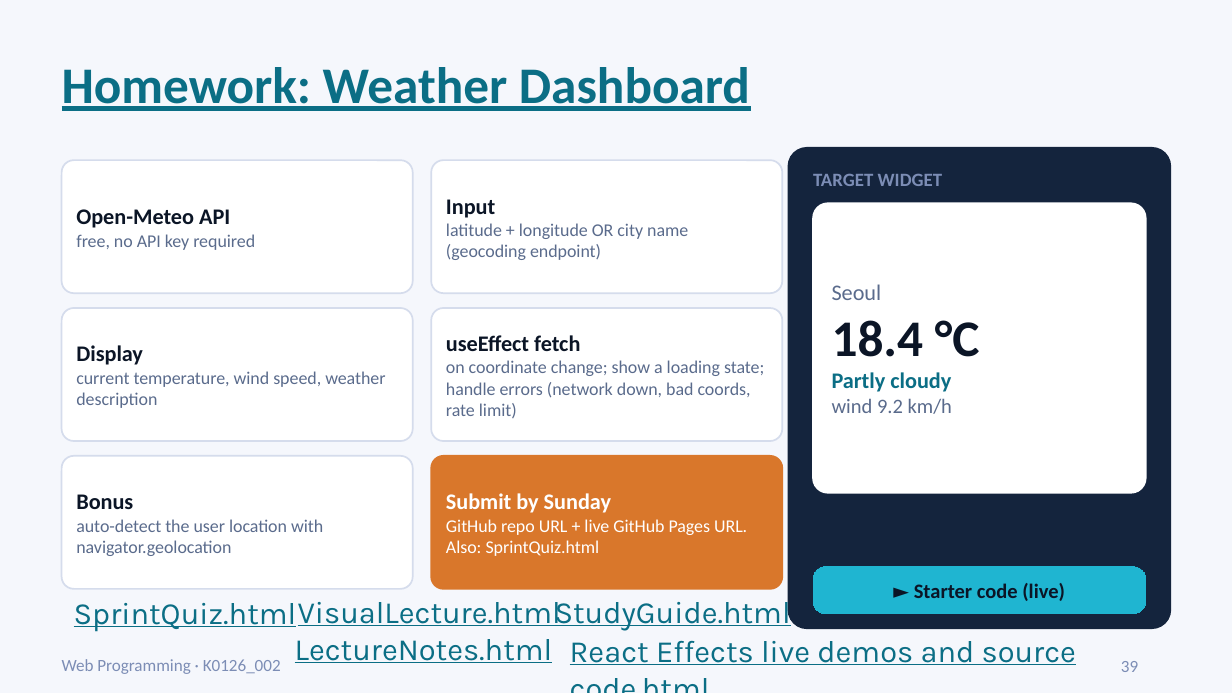
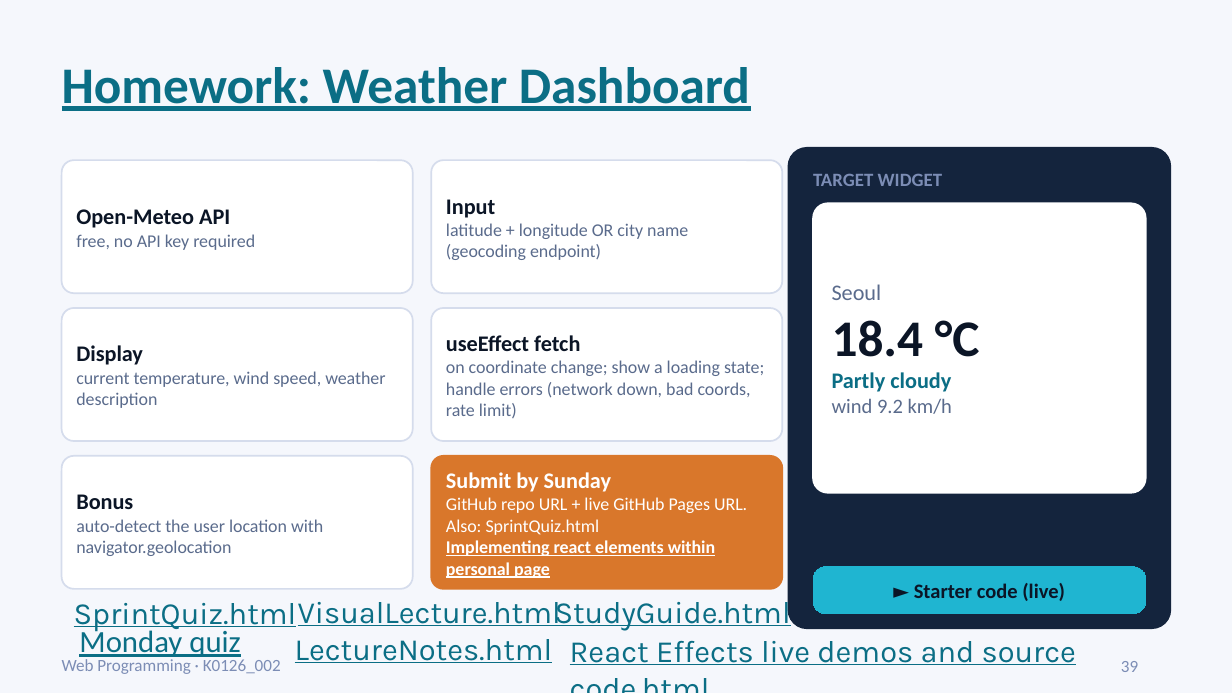
Before and after one commit to muxiddin19/WebPro, a slide deck: slide 39 of week11/WebPro_Week12_Fri_ReactEffects_v2.pptx. Drawn at 1232x693 pixels with LibreOffice and Linux fonts; fonts in the diff are those of the drawing. Boxes give left, top, right and bottom in pixels: in the first picture for what was removed or moved away, otherwise in the second. Text is boxed around its words. In the diff, an @@ line names an element or a change of style, - is before the commit and + after.

```diff
--- a/week11/WebPro_Week12_Fri_ReactEffects_v2.pptx
+++ b/week11/WebPro_Week12_Fri_ReactEffects_v2.pptx
@@ text at bbox=[446, 497, 747, 578]: text changed @@
-GitHub repo URL + live GitHub Pages URL. Also: SprintQuiz.html
+GitHub repo URL + live GitHub Pages URL. Also: SprintQuiz.html
+Implementing react elements within personal page
@@ text added at bbox=[79, 626, 241, 660], 18 pt, text #0B6E85, underline @@
+Monday quiz
```
Also in this commit, not shown: 2 other slides changed, 1 other file.
